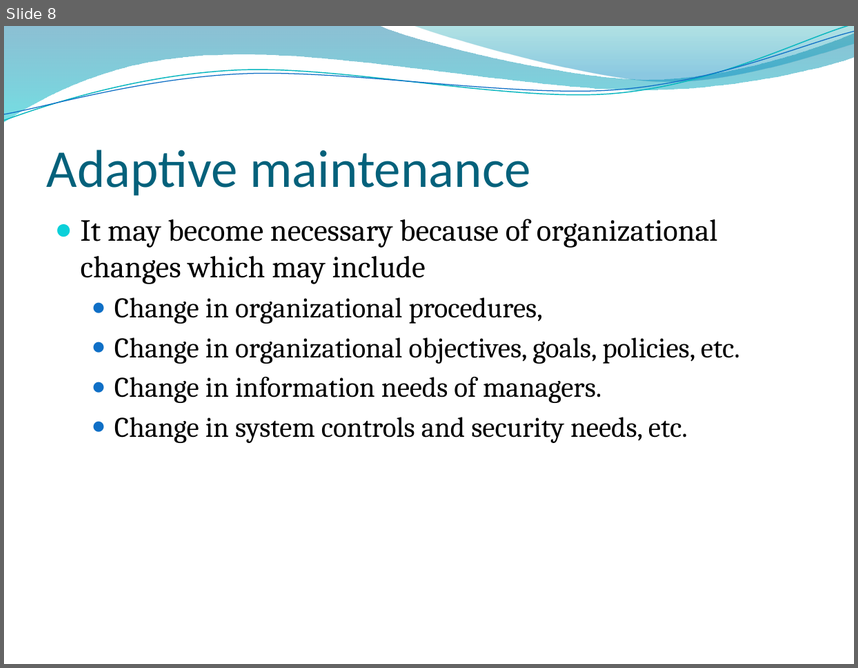
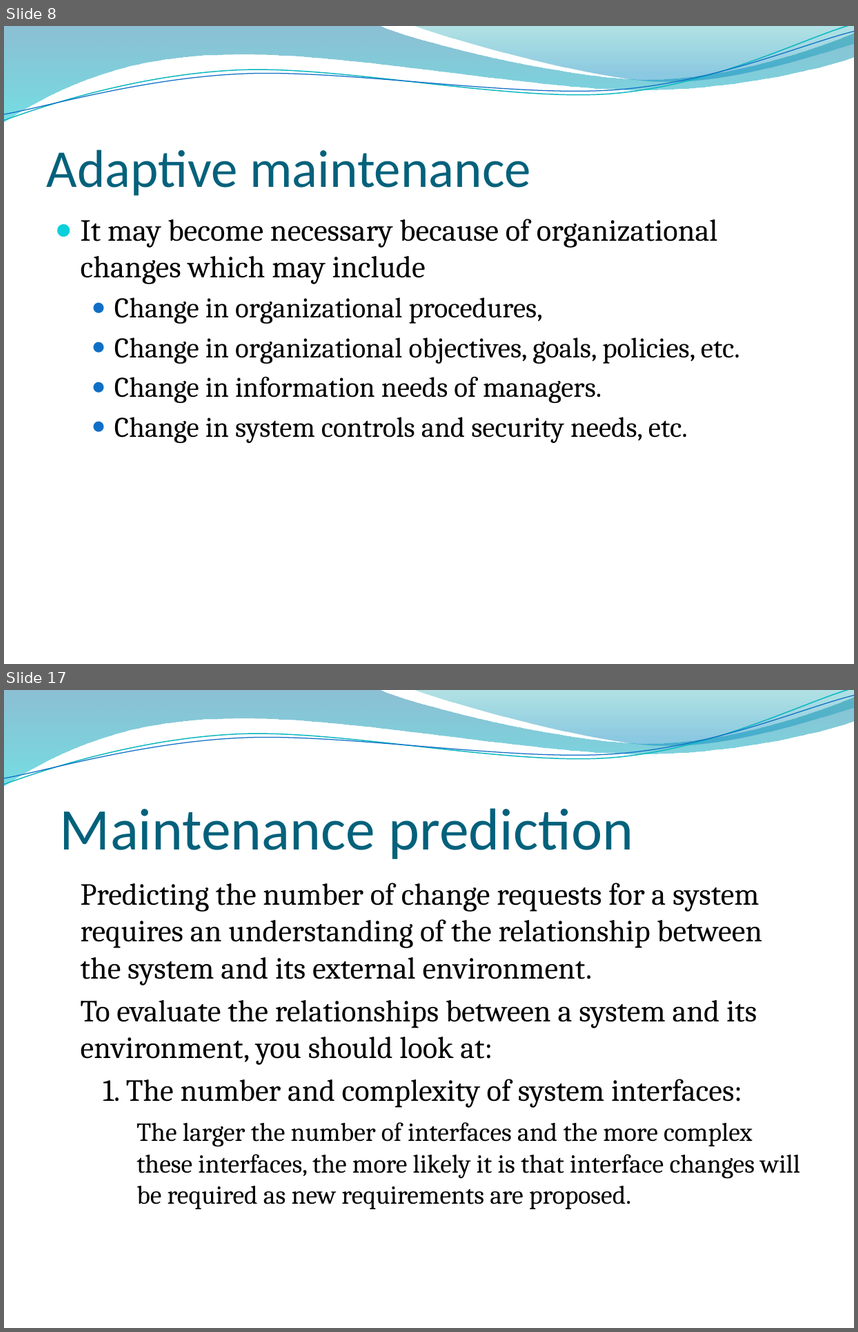
Before and after one commit to samirbaniya/extra, a slide deck: software engineering/Software Maintenance.pptx. Shown one above the other, each under a label of ours: slide 8 before the commit, slides 8 and 17 after it; the slides between them are not shown. The pictures are 858x668 and 858x1332 pixels, drawn with LibreOffice and Linux fonts; fonts in the diff are those of the drawing; background and template pictures are left out. Boxes give left, top, right and bottom in pixels: in the first picture for what was removed or moved away, otherwise in the second. Text is boxed around its words. In the diff, an @@ line names an element or a change of style, - is before the commit and + after.

```diff
--- a/software engineering/Software Maintenance.pptx
+++ b/software engineering/Software Maintenance.pptx
@@ slide 17 added at (4,690,854,1328), background picture (left out); not listed: 4 template elements that a slide beside it also shows @@
@@ title added at (60,808,633,859), 50 pt, text #04617B @@
+Maintenance prediction
@@ text added at (81,883,800,1209), 26 pt, text #000000 @@
+Predicting the number of change requests for a system requires an understanding of the relationship between the system and its external environment.
+To evaluate the relationships between a system and its environment, you should look at:
+1. The number and complexity of system interfaces:
+  The larger the number of interfaces and the more complex these interfaces, the more likely it is that interface changes will be required as new requirements are proposed.
```
Also in this commit, not shown: 1 slide changed, 8 other slides added.
